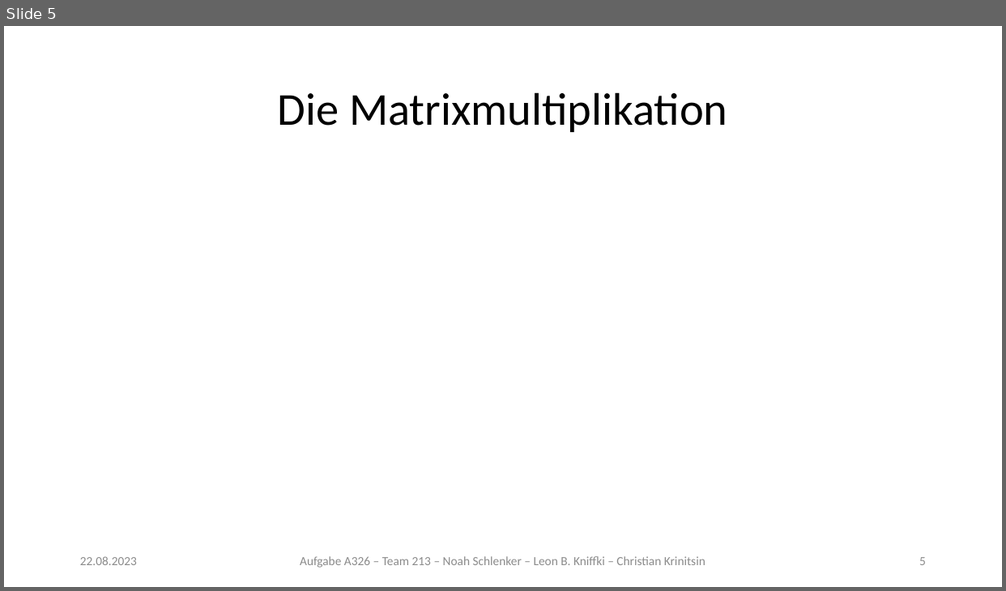
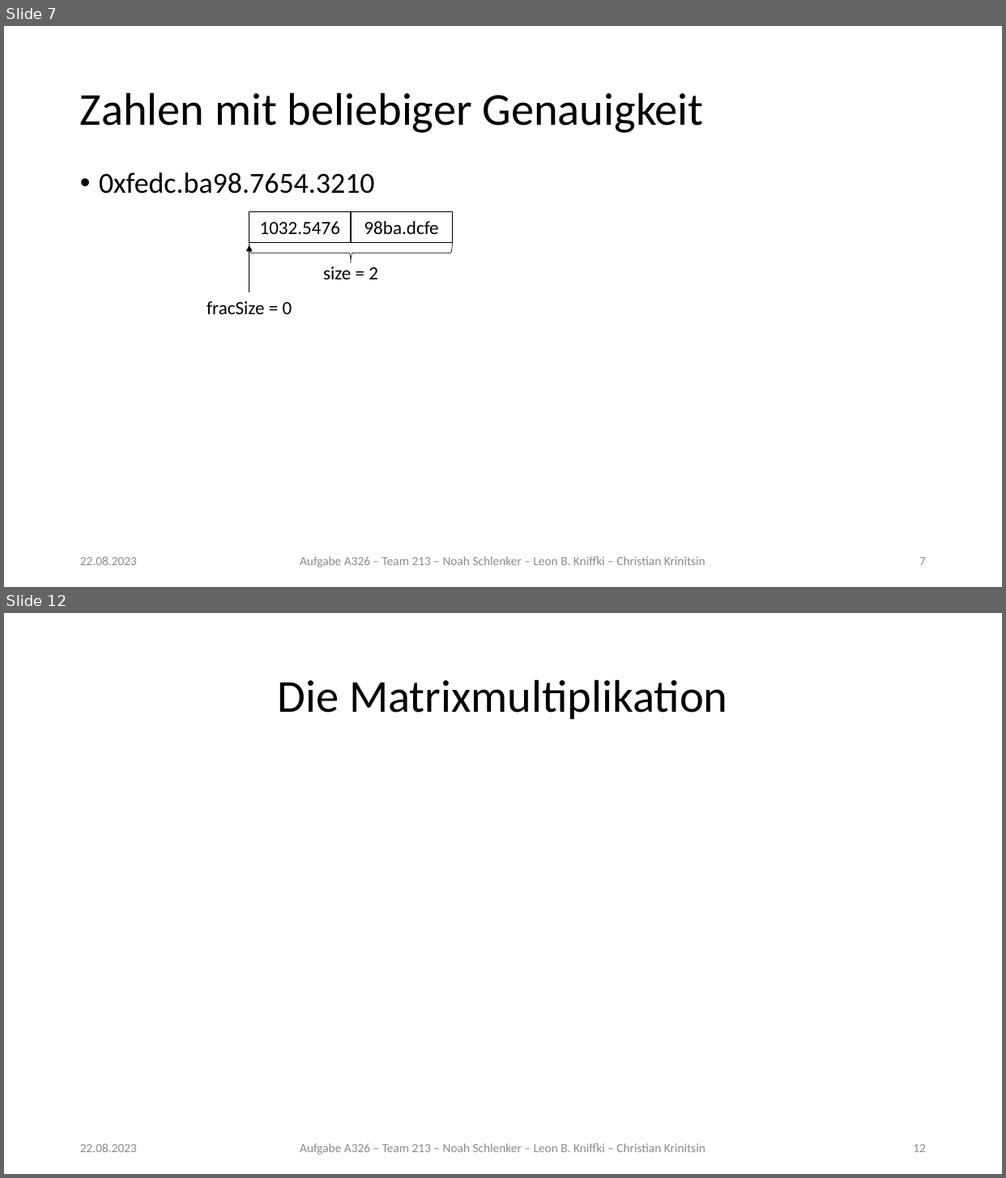
Before and after one commit to noahpy/sqrt2, a slide deck: Vortrag/Vortrag.pptx. Shown one above the other, each under a label of ours: slide 5 before the commit, slides 7 and 12 after it; the slides between them are not shown. The pictures are 1006x591 and 1006x1178 pixels, drawn with LibreOffice and Linux fonts; fonts in the diff are those of the drawing; grey boxes stand for pictures. Boxes give left, top, right and bottom in pixels: in the first picture for what was removed or moved away, otherwise in the second. Text is boxed around its words. In the diff, an @@ line names an element or a change of style, - is before the commit and + after.

```diff
--- a/Vortrag/Vortrag.pptx
+++ b/Vortrag/Vortrag.pptx
@@ slide 7 added at box(4, 26, 1002, 587), background #FFFFFF @@
@@ title added at box(80, 92, 704, 133), 44 pt, text #000000 @@
+Zahlen mit beliebiger Genauigkeit
@@ text added at box(99, 173, 375, 194), 28 pt, text #000000 @@
+• 0xfedc.ba98.7654.3210
@@ rectangle added at box(249, 212, 351, 242), outline #000000 0.75 pt, 18 pt, text #000000 @@
+1032.5476
@@ rectangle added at box(351, 212, 453, 242), outline #000000 0.75 pt, 18 pt, text #000000 @@
+98ba.dcfe
@@ left brace added at box(249, 243, 453, 263), outline #000000 0.5 pt @@
@@ arrow added from (249, 292) to (249, 246), #000000 0.5 pt @@
@@ text added at box(323, 267, 378, 280), 18 pt, text #000000 @@
+size = 2
@@ text added at box(206, 301, 292, 314), 18 pt, text #000000 @@
+fracSize = 0
@@ text added at box(80, 557, 137, 565), 12 pt, text #8C8C8C @@
+22.08.2023
@@ text added at box(300, 557, 705, 568), 12 pt, text #8C8C8C @@
+Aufgabe A326 – Team 213 – Noah Schlenker – Leon B. Kniffki – Christian Krinitsin
@@ page number added at box(919, 557, 926, 565), 12 pt, text #8C8C8C @@
+7
@@ what was slide 5 is now slide 12 @@
@@ page number at box(913, 1144, 926, 1152): text changed @@
-5
+12
```
Also in this commit, not shown: 8 other slides added, 1 other file.
